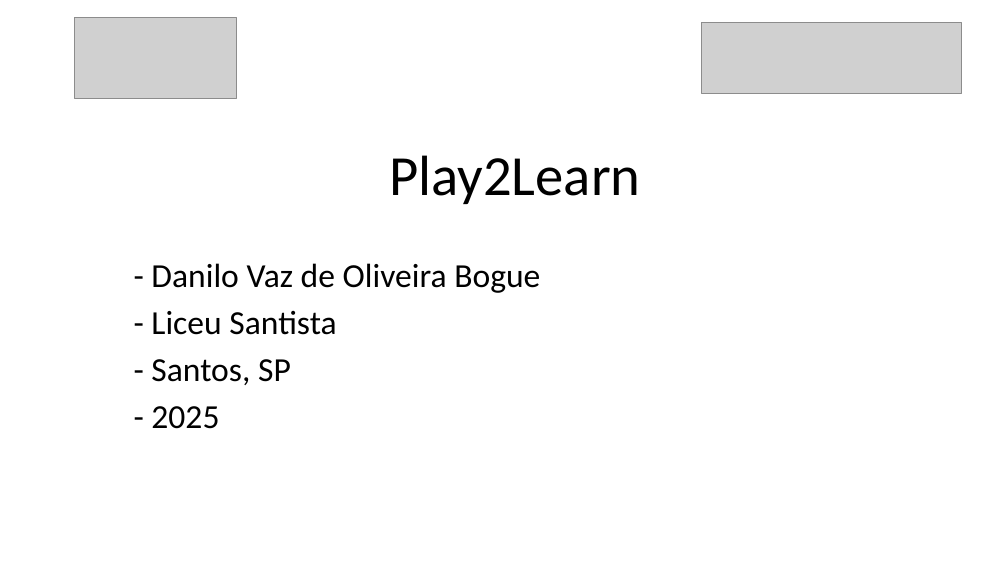
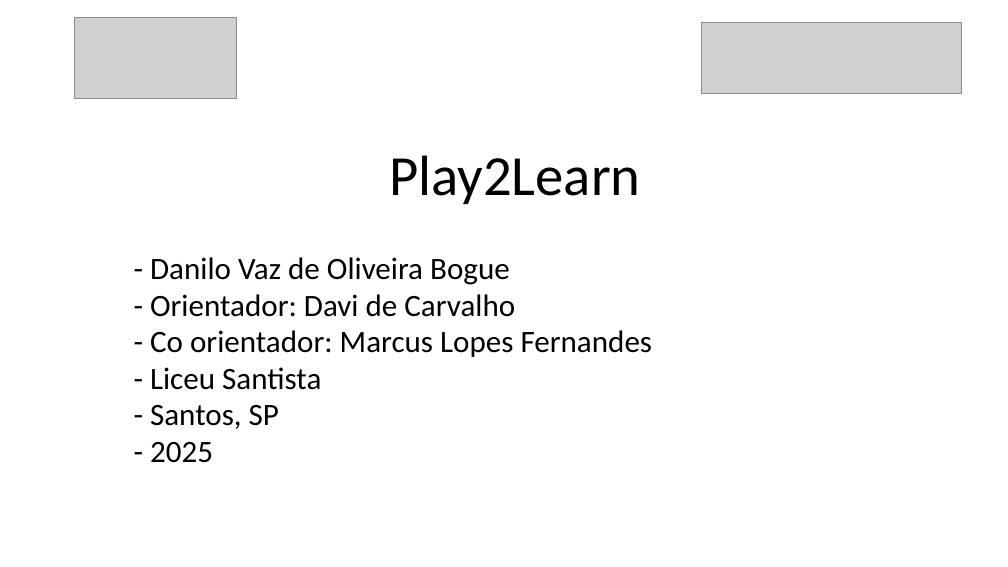
Before and after one commit to danilovaz7/curso-tecnico, a slide deck: slide 1 of liceu/3semestre/projeto integrador/tcc slide.pptx. Drawn at 1008x567 pixels with LibreOffice and Linux fonts; fonts in the diff are those of the drawing; grey boxes stand for pictures. Boxes give left, top, right and bottom in pixels: in the first picture for what was removed or moved away, otherwise in the second. Text is boxed around its words. In the diff, an @@ line names an element or a change of style, - is before the commit and + after.

```diff
--- a/liceu/3semestre/projeto integrador/tcc slide.pptx
+++ b/liceu/3semestre/projeto integrador/tcc slide.pptx
@@ subtitle at (150,257,510,463): size 32 to 29.6 pt in "- Danilo Vaz de Oliveira Bogue", "- Liceu Santista", "- Santos, SP", "- 2025"; line spacing 0.9 to 0.7 @@
@@ subtitle at (150,294,653,357): paragraphs added @@
+- Orientador: Davi de Carvalho
+- Co orientador: Marcus Lopes Fernandes
```
Also in this commit, not shown: 3 other slides changed, 1 slide removed.
